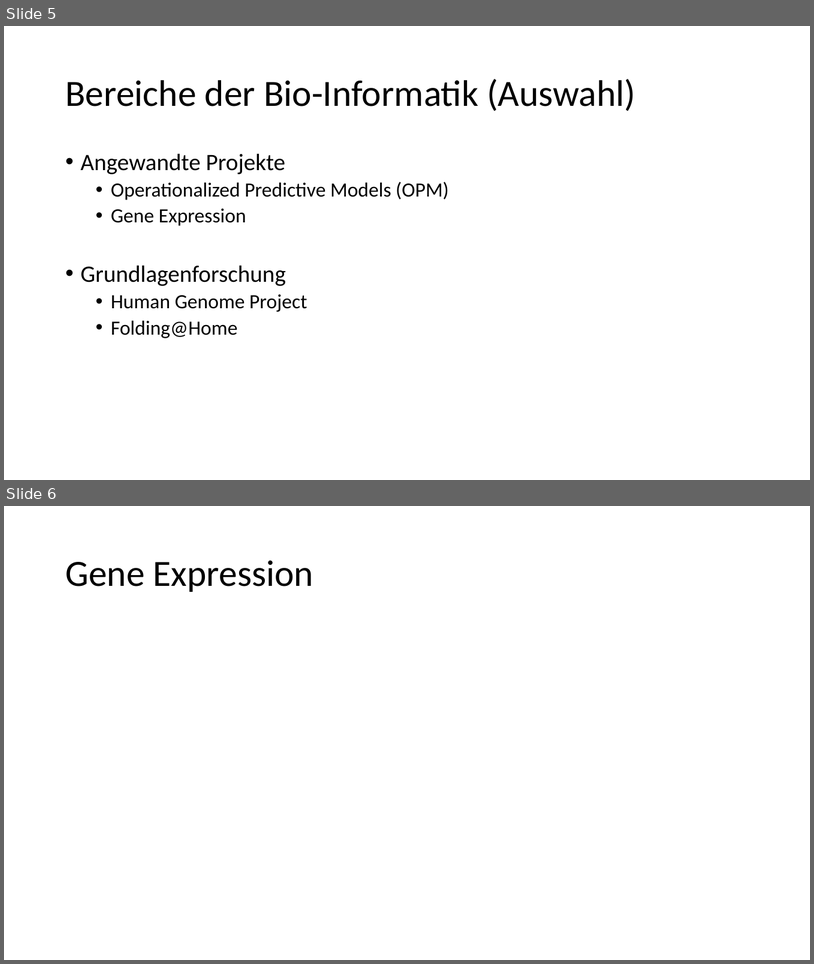
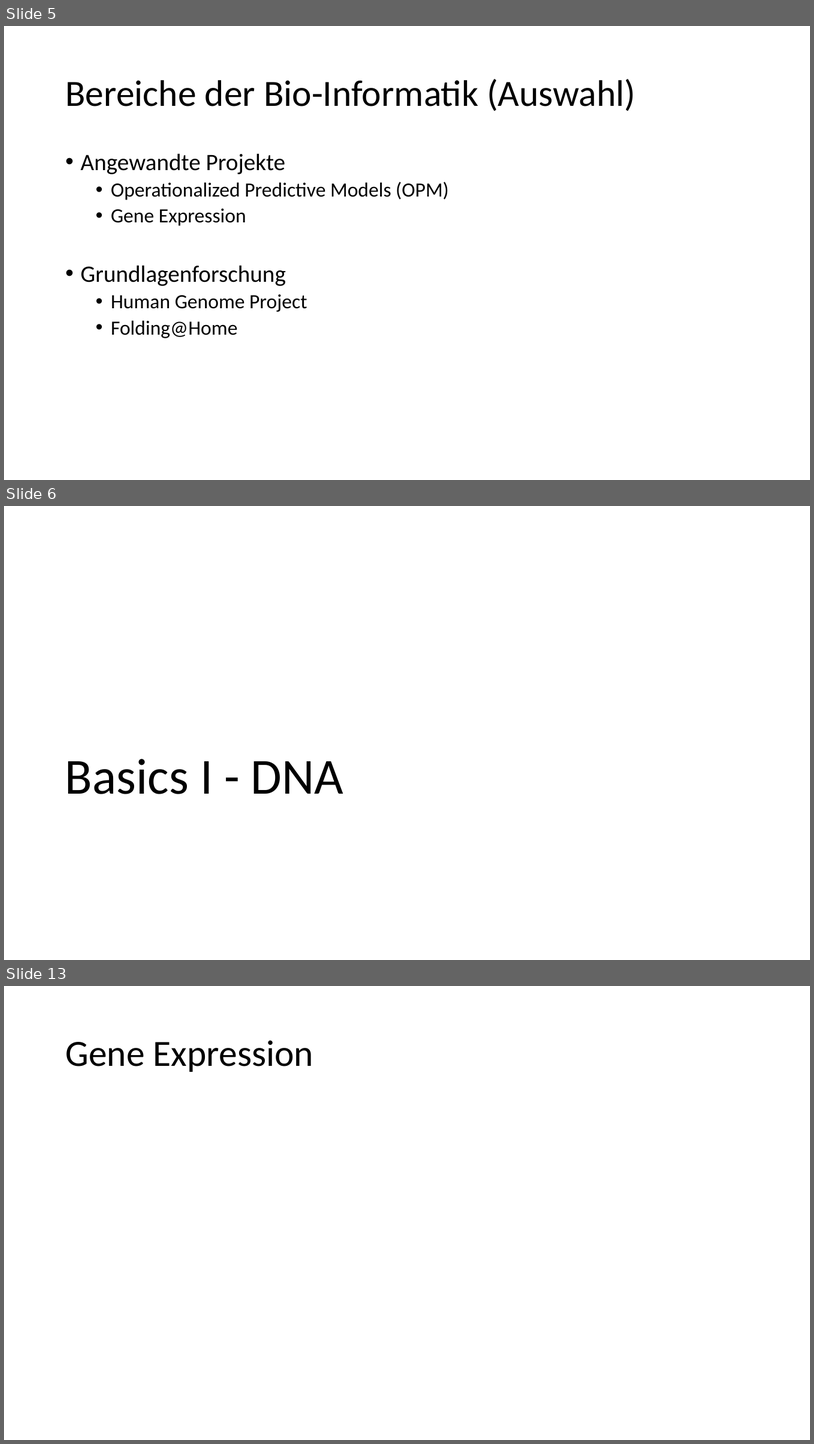
Before and after one commit to advocd/ss2016-innovative_technologien, a slide deck: Von der Informatik die Auszog um die Welt.pptx. Shown one above the other, each under a label of ours: slides 5 and 6 before the commit, slides 5, 6 and 13 after it; the slides between them are not shown. The pictures are 814x964 and 814x1444 pixels, drawn with LibreOffice and Linux fonts; fonts in the diff are those of the drawing. Boxes give left, top, right and bottom in pixels: in the first picture for what was removed or moved away, otherwise in the second. Text is boxed around its words. In the diff, an @@ line names an element or a change of style, - is before the commit and + after.

```diff
--- a/Von der Informatik die Auszog um die Welt.pptx
+++ b/Von der Informatik die Auszog um die Welt.pptx
@@ slide 6 added at box(4, 506, 810, 960), background #FFFFFF @@
@@ title added at box(65, 759, 344, 794), 60 pt, text #000000 @@
+Basics I - DNA
@@ what was slide 6 is now slide 13 @@
```
Also in this commit, not shown: 2 slides changed, 5 other slides added, 9 other files.
